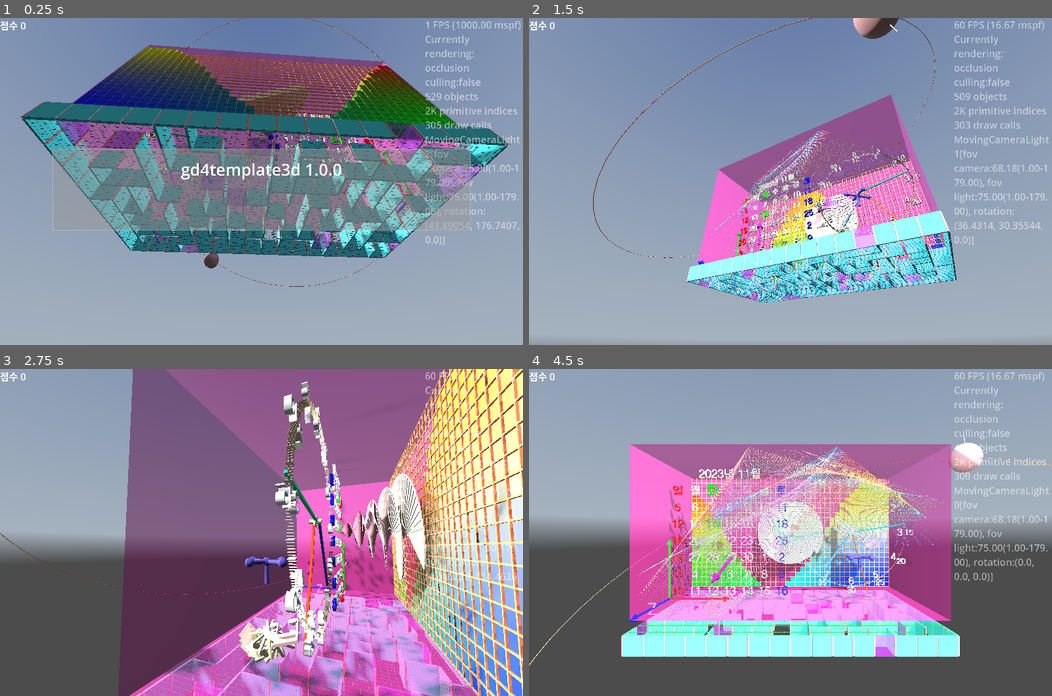
Above: before the commit, frames 1-4 (two rows, left to right).
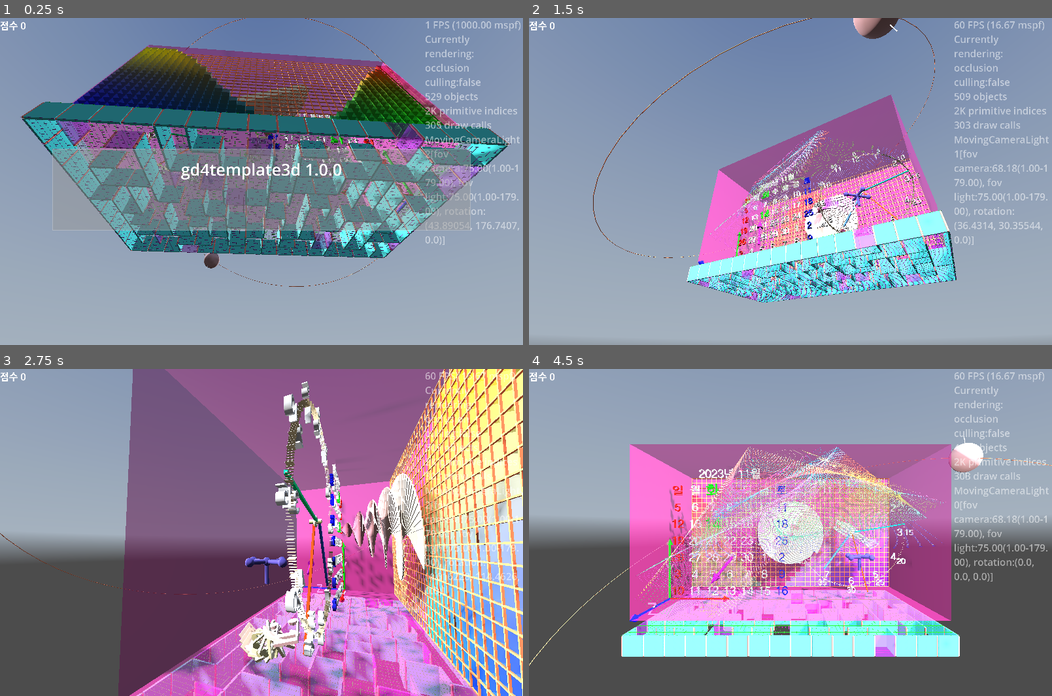
Above: after the commit, the same moments.

Repository: kasworld/gd4template3d
Game: Godot game, scene res://main.tscn
Same seed, same stepped clock (60 frames per second), same inputs: the game is played once before the commit and once after it. A sky picture missing from this copy of the repository is replaced by a grey-blue gradient.
Inputs (mouse positions are in pixels of both pictures, inside the frame that each line leads up to):
- Up to frame 1 (0.25 s): no input
- Up to frame 2 (1.5 s): tap Enter at 0.5, 0.6 s; move the mouse to (905, 165) at 0.52 s; click (905, 165) at 0.67 s; move the mouse to (685, 197) at 1.27 s; tap Delete at 1.35 s; click (685, 197) at 1.42 s
- Up to frame 3 (2.75 s): move the mouse to (313, 460) at 2.02 s; tap Enter at 2.1 s; click (313, 460) at 2.17 s
- Up to frame 4 (4.5 s): move the mouse to (764, 597) at 2.77 s; tap Delete at 2.85, 4.35 s; click (764, 597) at 2.92 s; move the mouse to (947, 581) at 3.52 s; tap Enter at 3.6 s; click (947, 581) at 3.67 s; move the mouse to (633, 483) at 4.27 s; click (633, 483) at 4.42 s

The runs differ from the first frame. In frame 1, 3.7% of the frame differs, in the area x 14-90%, y 9-39%; in frame 2, 0.5%; in frame 3, 1.8%; in frame 4, 3.5%.

Commit message:
add gaprate

Diff:
--- a/bar_gauge/bar_gauge.gd
+++ b/bar_gauge/bar_gauge.gd
@@ -7,12 +7,12 @@
 var max_value :int
 var current_value :int
 
-func init(count :int, sz :Vector3, co1 :Color, co2 :Color, alpha :float = 1.0) -> BarGauge:
+func init(count :int, sz :Vector3, co1 :Color, co2 :Color, alpha :float = 1.0 , gaprate :float = 0.1) -> BarGauge:
 	max_value = count
 	current_value = max_value
 
 	var mesh := BoxMesh.new()
-	mesh.size = Vector3(sz.x, sz.y / count /1.1 , sz.z)
+	mesh.size = Vector3(sz.x, sz.y / count * (1-gaprate) , sz.z)
 
 	$MultiMeshShape.init(mesh, Color(Color.WHITE, alpha), count, Vector3.ZERO)
 	for i in count:
--- a/main.gd
+++ b/main.gd
@@ -59,13 +59,16 @@
 
 var gauge_list :Array
 func bargauge_demo() -> void:
+	var gaprate := 0.1
+	var alpha := 0.9
 	for i in WorldSize.x:
 		var irate := float(i) / WorldSize.x
 		var bg :BarGauge = preload("res://bar_gauge/bar_gauge.tscn").instantiate().init(
 			WorldSize.y,
-			Vector3(0.9, WorldSize.y, 0.9),
+			Vector3(1-gaprate, WorldSize.y, 1-gaprate),
 			lerp(Color.GREEN, Color.BLUE, irate),
 			lerp(Color.RED, Color.YELLOW, irate),
+			alpha, gaprate,
 			)
 		bg.position = Vector3(0.5+i, 0.5, 0.5 -WorldSize.z/2)
 		#bg.set_current_value(bg.max_value/2)
@@ -81,7 +84,9 @@
 	var now := Time.get_unix_time_from_system()
 	for i in WorldSize.x:
 		var bg = gauge_list[i]
-		bg.set_current_rate( (sin( now*3 + i/WorldSize.x*2*PI ) + 1) / 2.0 )
+		var r := (sin( now*3 + i/WorldSize.x*2*PI ) + 1) / 2.0
+		bg.set_current_rate( r )
+		#print_debug(r)
 
 func wallbox_demo() -> void:
 	$WallBox.mesh.size = WorldSize #+ Vector3(1,1,5)
